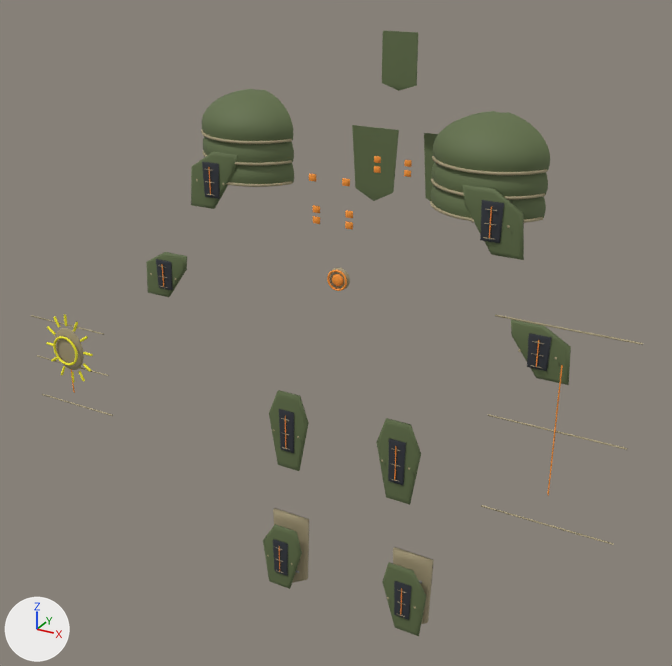
The OBJ model ArtSource/Heroes/ConceptModels/Auren-new-parts.obj: old version first, new version second.
Camera for both pictures: a 50 mm camera at (1.003, -2.007, 1.996) aimed at (-0.036, -0.118, 1.052). The axes (+X, +Y, +Z) are drawn at lower left. The lights are the same throughout. The first picture is the older version. Where no turn or scale is listed for an object, it has been applied to the vertices. Vertices at exactly the same position are counted once.

Names of what the first picture shows: 'Auren-new-parts'.
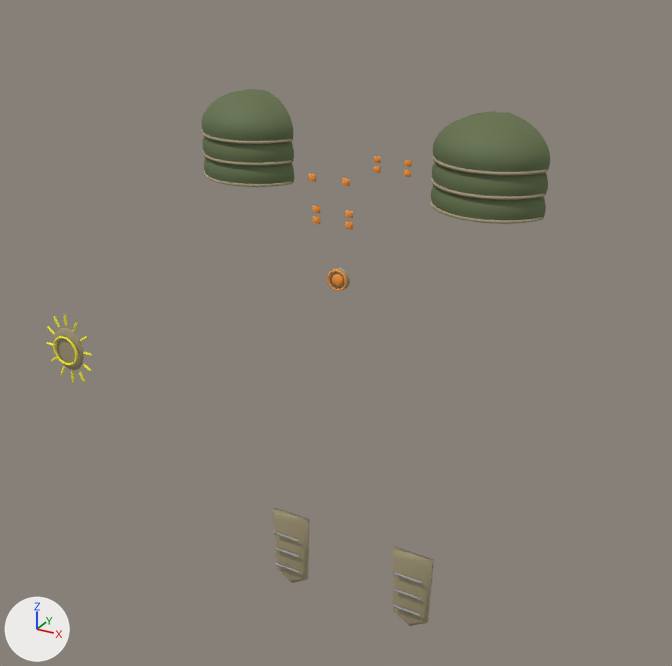
Changed parts and their boxes [x1, y1, x2, y2] in the pictures (672 x 666 px):
'Auren-new-parts', reshaped (18% narrower, 11% shorter)
    before: [31, 31, 643, 636]
    after: [46, 89, 550, 626]
part 1 of me_auren_new_parts, deleted
    before: [31, 31, 643, 636]

The change, as a diff of the scene's bpy script:
```diff
--- a/ArtSource/Heroes/ConceptModels/Auren-new-parts.obj.py
+++ b/ArtSource/Heroes/ConceptModels/Auren-new-parts.obj.py
@@ me_auren_new_parts @@
 # used by ob_auren_new_parts; location = (0.0, 0.0, 0.0)
-me_auren_new_parts.from_pydata(...)  # 6382 vertices, 11852 faces; spans x -0.71..0.74, y -0.5..0.24, z 0.2..1.76
+me_auren_new_parts.from_pydata(...)  # 4790 vertices, 9028 faces; spans x -0.67..0.45, y -0.5..0.12, z 0.2..1.62
+# me_auren_new_parts part 1: 90 loose pieces with 1592 vertices, spanning x -0.71..0.74, y -0.48..0.24, z 0.23..1.76, are deleted
 me_auren_new_parts.materials.append(mat_auren_surface_2)
@@ me_auren_new_parts @@
 me_auren_new_parts.materials.append(mat_auren_surface_1)
-me_auren_new_parts.materials.append(mat_auren_surface_0)  # dark grey #30353c
```
